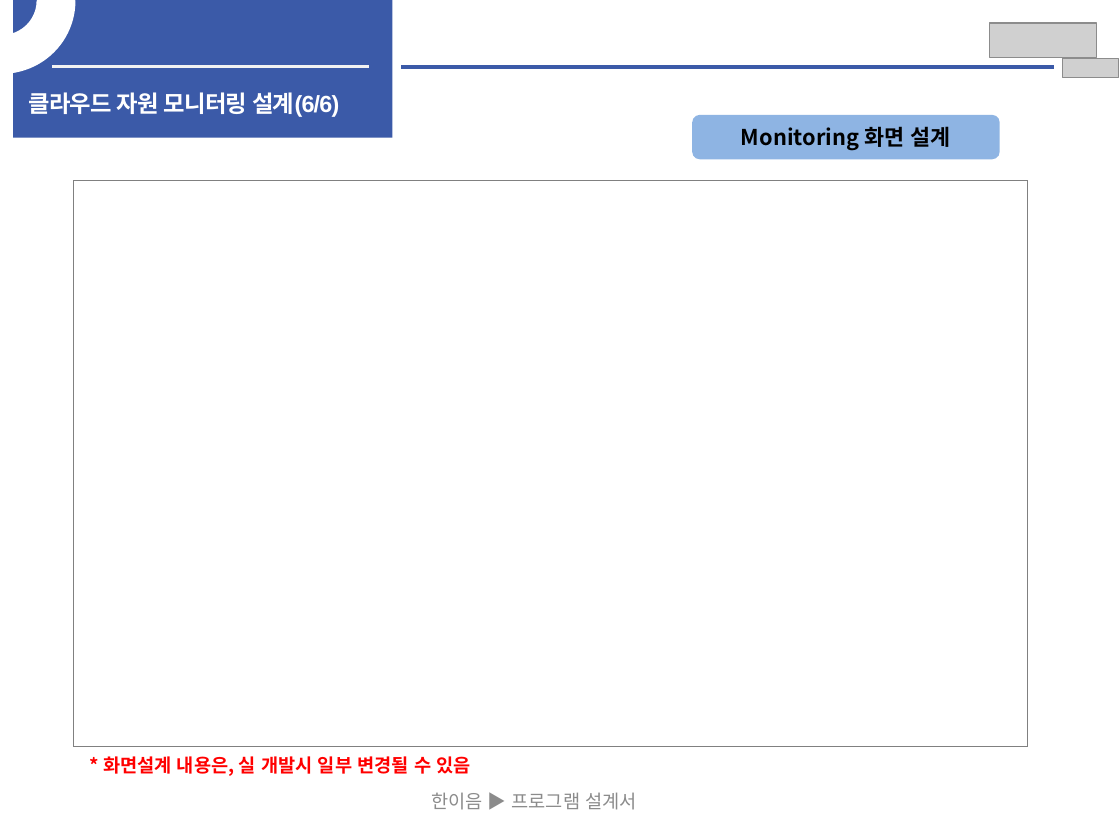
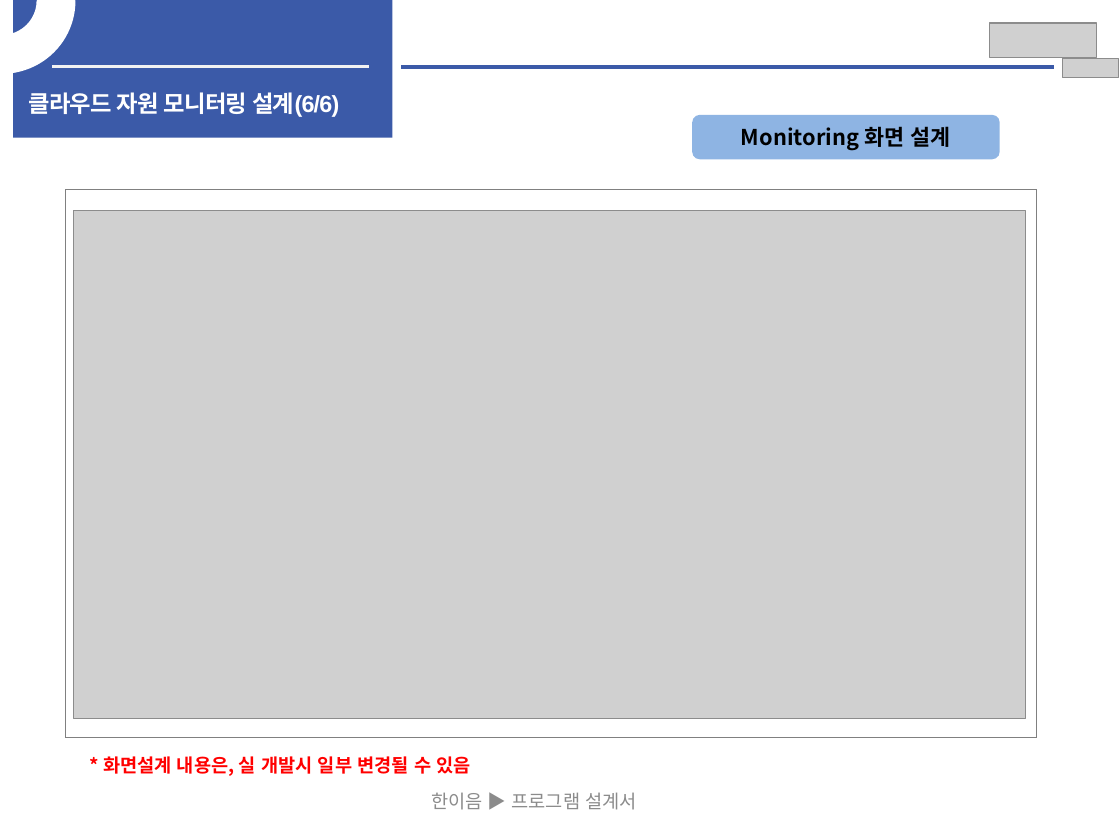
Before and after one commit to EOTAEGYU/Hanium_hy-cloud, a slide deck: slide 10 of 공모전 보고서/공모전 2차/2차 SW개발_HW제작설계서_응용소프트웨어(Hy-cloud).pptx. Drawn at 1120x840 pixels with LibreOffice and Linux fonts; fonts in the diff are those of the drawing; grey boxes stand for pictures. Boxes give left, top, right and bottom in pixels: in the first picture for what was removed or moved away, otherwise in the second. Text is boxed around its words. In the diff, an @@ line names an element or a change of style, - is before the commit and + after.

```diff
--- a/공모전 보고서/공모전 2차/2차 SW개발_HW제작설계서_응용소프트웨어(Hy-cloud).pptx
+++ b/공모전 보고서/공모전 2차/2차 SW개발_HW제작설계서_응용소프트웨어(Hy-cloud).pptx
@@ rectangle: place and size @@
-rectangle at (74, 180, 1027, 747)
+rectangle at (65, 189, 1036, 737)
@@ picture added at (74, 211, 1026, 719) @@
```
Also in this commit, not shown: 6 other slides changed, 1 slide removed, 5 other files.
